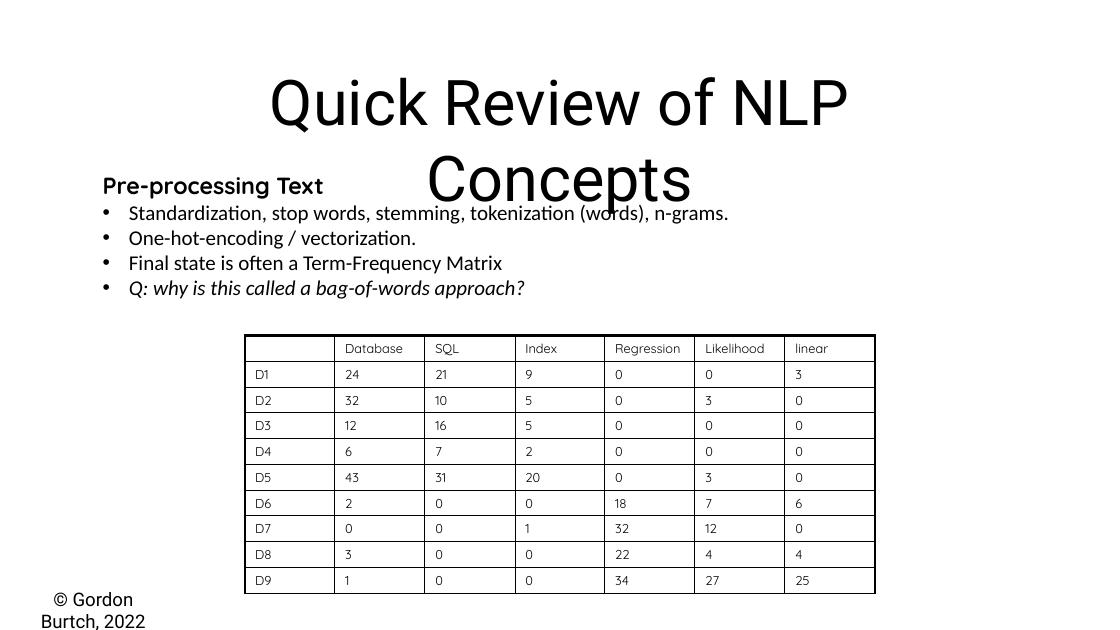
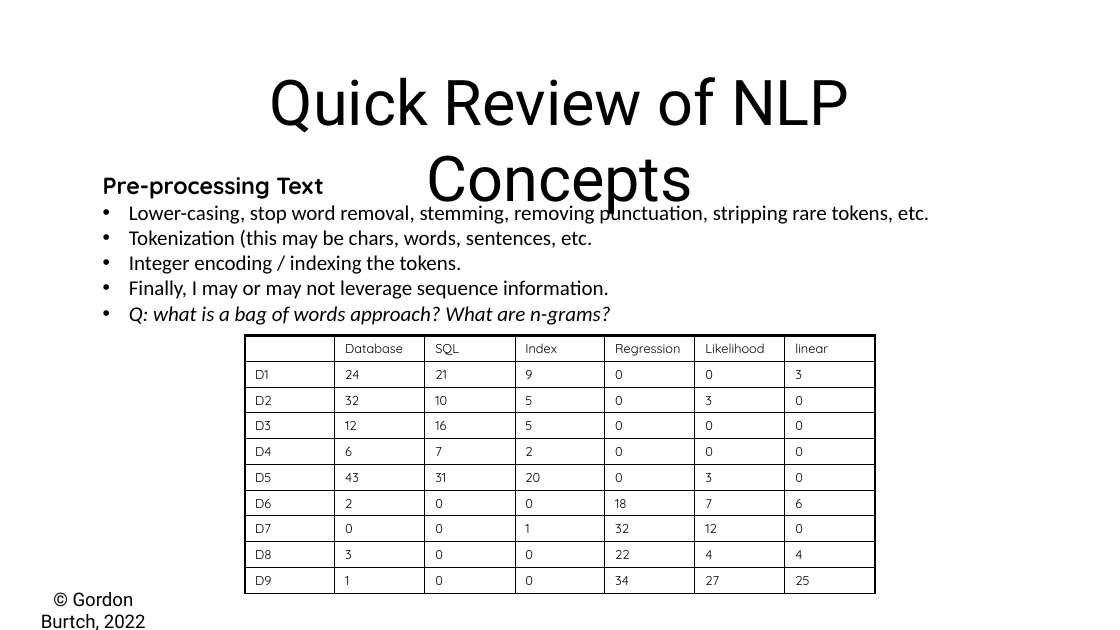
Before and after one commit to gburtch/BA865-2023, a slide deck: slide 3 of Lecture Materials/E/7_b - RNNs for Text.pptx. Drawn at 1120x630 pixels with LibreOffice and Linux fonts; fonts in the diff are those of the drawing. Boxes give left, top, right and bottom in pixels: in the first picture for what was removed or moved away, otherwise in the second. Text is boxed around its words. In the diff, an @@ line names an element or a change of style, - is before the commit and + after.

```diff
--- a/Lecture Materials/E/7_b - RNNs for Text.pptx
+++ b/Lecture Materials/E/7_b - RNNs for Text.pptx
@@ text at bbox=[129, 202, 929, 325]: text changed @@
-• Standardization, stop words, stemming, tokenization (words), n-grams.
-• One-hot-encoding / vectorization.
-• Final state is often a Term-Frequency Matrix
-• Q: why is this called a bag-of-words approach?
+• Lower-casing, stop word removal, stemming, removing punctuation, stripping rare tokens, etc.
+• Tokenization (this may be chars, words, sentences, etc.
+• Integer encoding / indexing the tokens.
+• Finally, I may or may not leverage sequence information.
+• Q: what is a bag of words approach? What are n-grams?
```
Also in this commit, not shown: 1 other slide changed, 3 slides added, 1 slide removed, 4 other files.
